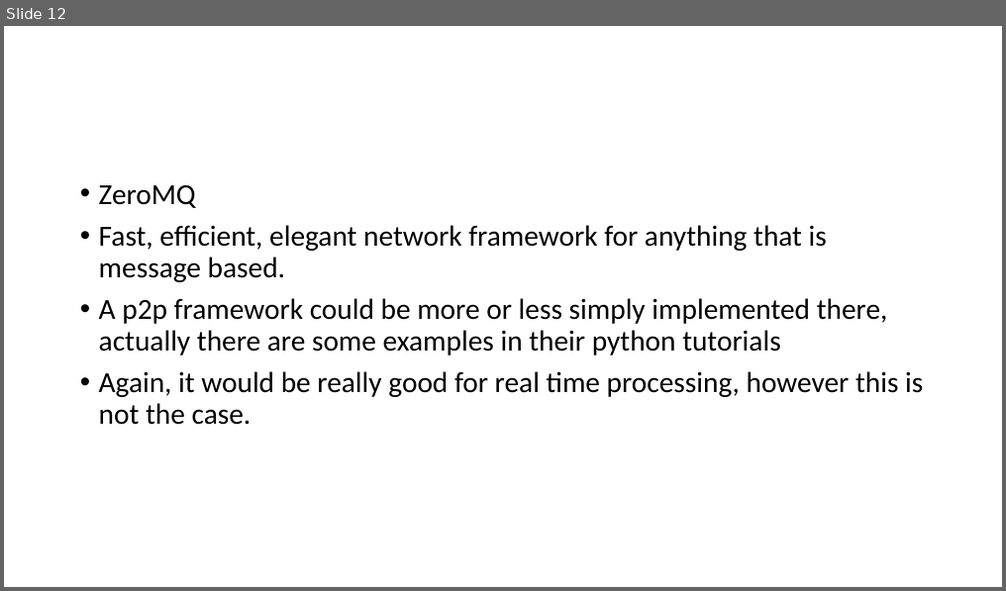
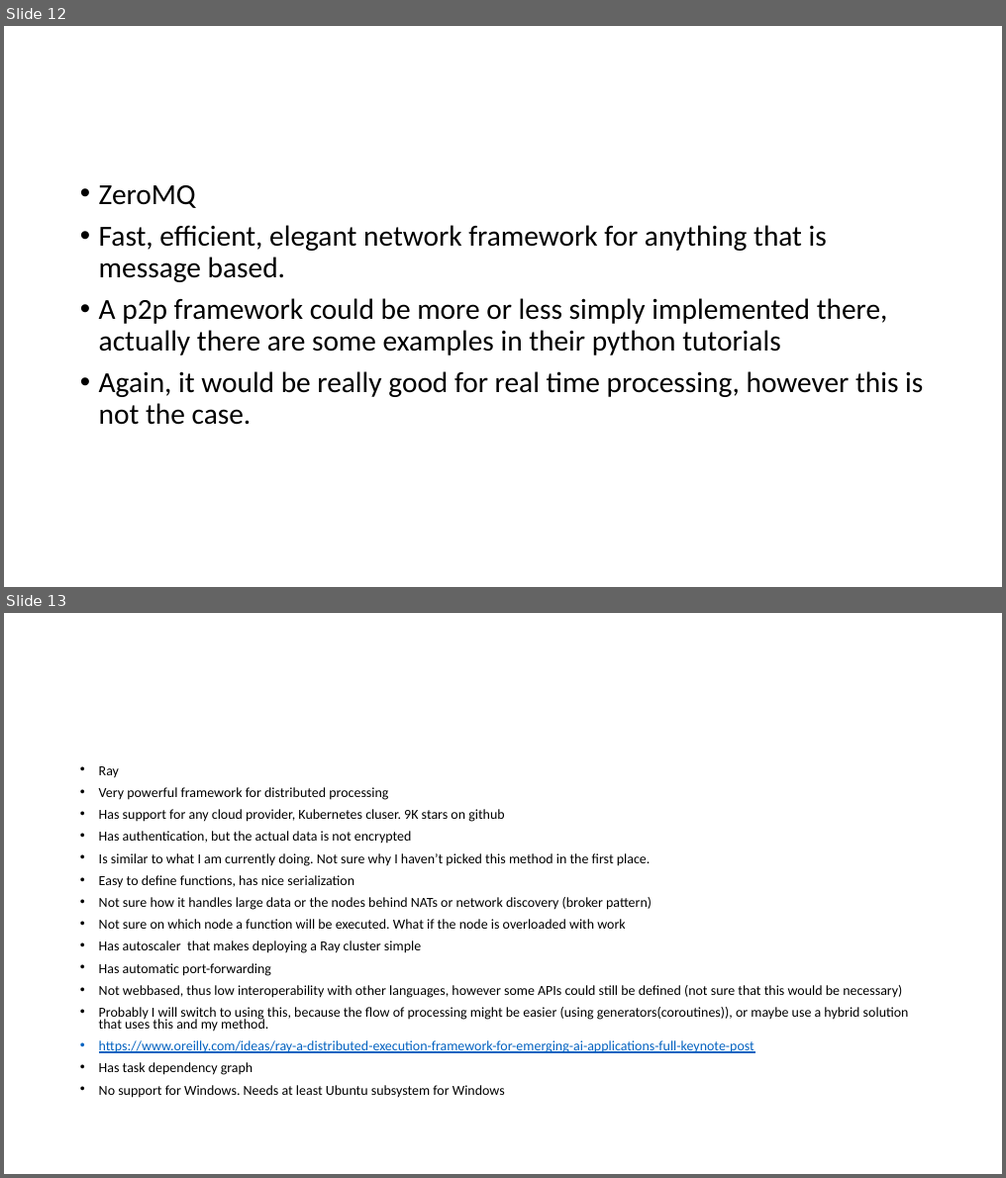
Before and after one commit to Iftimie/TruckMonitoringSystem, a slide deck: docs/presentation.pptx. Shown one above the other, each under a label of ours: slide 12 before the commit, slides 12 and 13 after it. The pictures are 1006x591 and 1006x1178 pixels, drawn with LibreOffice and Linux fonts; fonts in the diff are those of the drawing. Boxes give left, top, right and bottom in pixels: in the first picture for what was removed or moved away, otherwise in the second. Text is boxed around its words. In the diff, an @@ line names an element or a change of style, - is before the commit and + after.

```diff
--- a/docs/presentation.pptx
+++ b/docs/presentation.pptx
@@ slide 13 added at <box>4,613,1002,1174</box>, background #FFFFFF @@
@@ text added at <box>99,766,909,1098</box>, 13.3 pt, text #000000 @@
+• Ray
+• Very powerful framework for distributed processing
+• Has support for any cloud provider, Kubernetes cluser. 9K stars on github
+• Has authentication, but the actual data is not encrypted
+• Is similar to what I am currently doing. Not sure why I haven’t picked this method in the first place.
+• Easy to define functions, has nice serialization
+• Not sure how it handles large data or the nodes behind NATs or network discovery (broker pattern)
+• Not sure on which node a function will be executed. What if the node is overloaded with work
+• Has autoscaler that makes deploying a Ray cluster simple
+• Has automatic port-forwarding
+• Not webbased, thus low interoperability with other languages, however some APIs could still be defined (not sure that this would be necessary)
+• Probably I will switch to using this, because the flow of processing might be easier (using generators(coroutines)), or maybe use a hybrid solution that uses this and my method.
+• https://www.oreilly.com/ideas/ray-a-distributed-execution-framework-for-emerging-ai-applications-full-keynote-post
+• Has task dependency graph
+• No support for Windows. Needs at least Ubuntu subsystem for Windows
```
Also in this commit, not shown: 2 other files.
